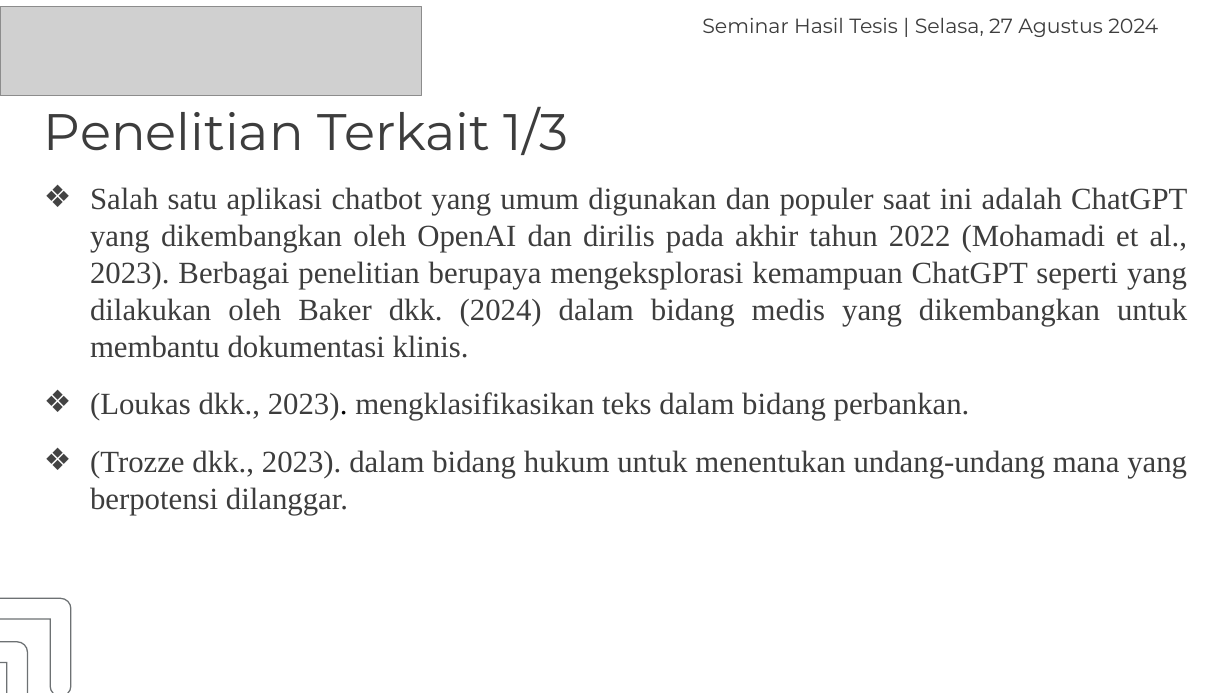
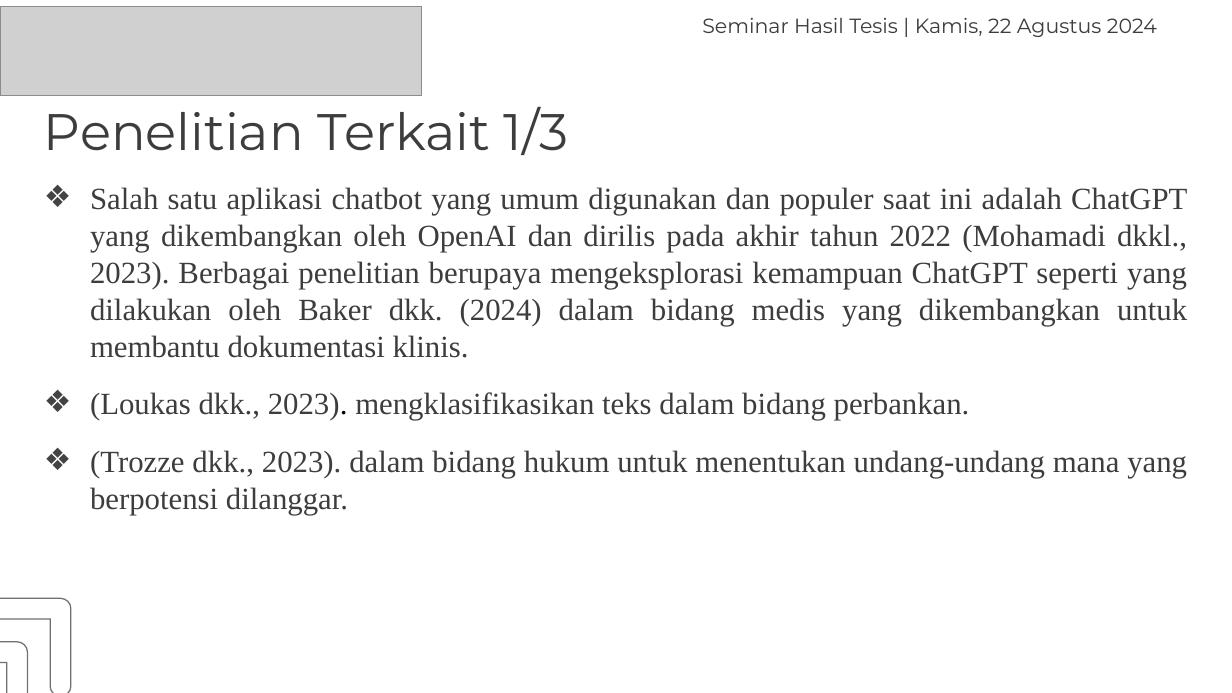
Before and after one commit to haryra/Tesis-s2-ai, a slide deck: slide 10 of Presentasi Hasil Tesis Hary Rachmat 2108207010009.pptx. Drawn at 1232x693 pixels with LibreOffice and Linux fonts; fonts in the diff are those of the drawing; grey boxes stand for pictures. Boxes give left, top, right and bottom in pixels: in the first picture for what was removed or moved away, otherwise in the second. Text is boxed around its words. In the diff, an @@ line names an element or a change of style, - is before the commit and + after.

Commit message:
Commit 9 PPT Seminar Hasil Perbaiki
PPT Seminar Hasil Perbaiki yang Kurang penomoran dan penambahan Keterangan

```diff
--- a/Presentasi Hasil Tesis Hary Rachmat 2108207010009.pptx
+++ b/Presentasi Hasil Tesis Hary Rachmat 2108207010009.pptx
@@ text at [702,18,1157,37]: text changed @@
-Seminar Hasil Tesis | Selasa, 27 Agustus 2024
+Seminar Hasil Tesis | Kamis, 22 Agustus 2024
@@ text at [90,187,1187,358]: text changed @@
-❖ Salah satu aplikasi chatbot yang umum digunakan dan populer saat ini adalah ChatGPT yang dikembangkan oleh OpenAI dan dirilis pada akhir tahun 2022 (Mohamadi et al., 2023). Berbagai penelitian berupaya mengeksplorasi kemampuan ChatGPT seperti yang dilakukan oleh Baker dkk. (2024) dalam bidang medis yang dikembangkan untuk membantu dokumentasi klinis.
+❖ Salah satu aplikasi chatbot yang umum digunakan dan populer saat ini adalah ChatGPT yang dikembangkan oleh OpenAI dan dirilis pada akhir tahun 2022 (Mohamadi dkkl., 2023). Berbagai penelitian berupaya mengeksplorasi kemampuan ChatGPT seperti yang dilakukan oleh Baker dkk. (2024) dalam bidang medis yang dikembangkan untuk membantu dokumentasi klinis.
```
Also in this commit, not shown: 36 other slides changed.
